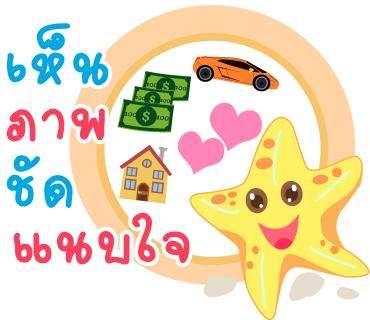
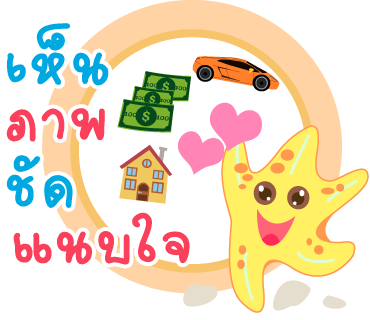
The second 370px x 320px image is a revision of the first. Changes to its layers:
painted on "Vector Smart Object" (8th of 8) over (42, 0, 370, 320)
